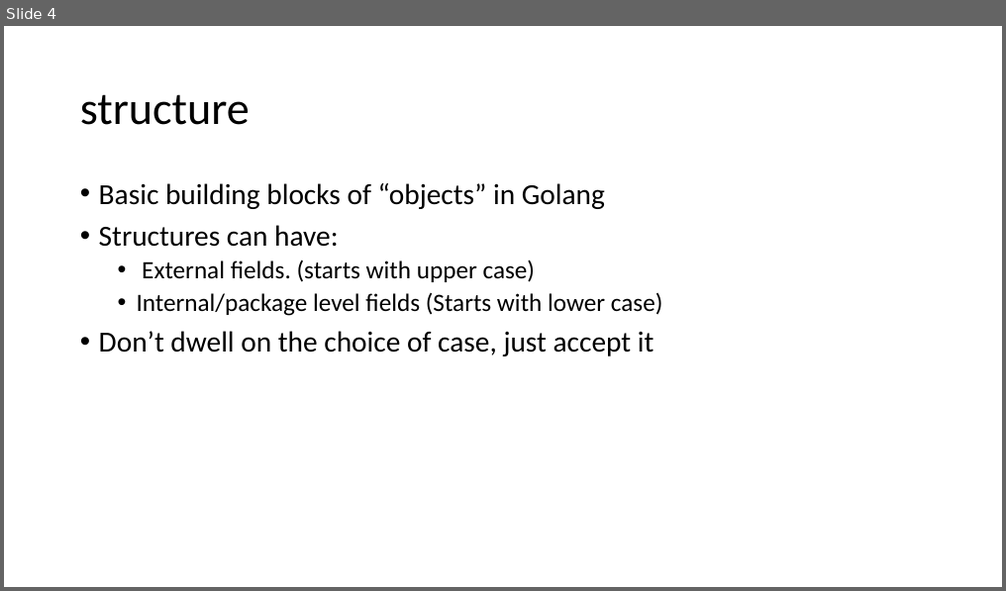
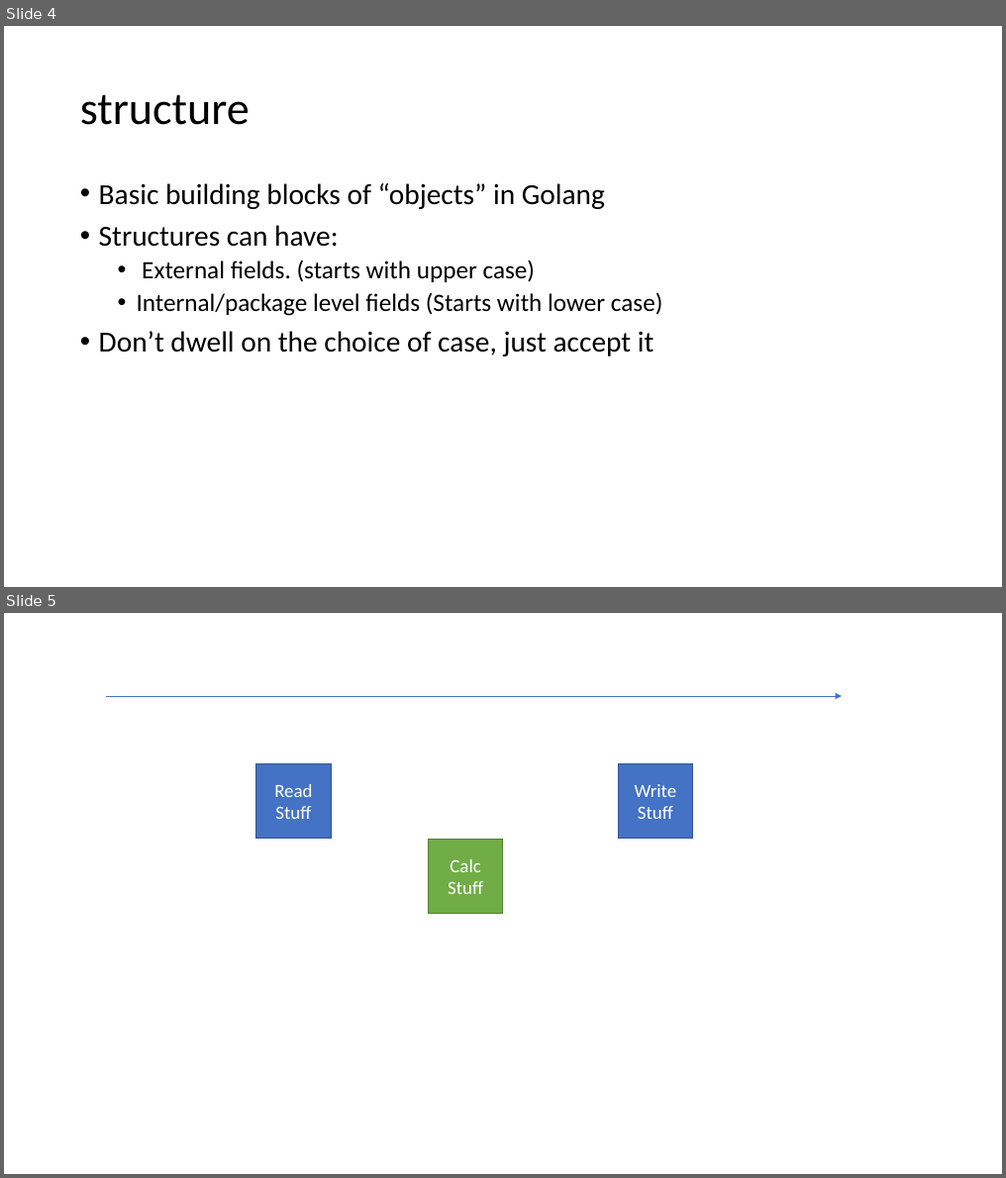
Before and after one commit to bmason42/golang-training, a slide deck: slides/slides.pptx. Shown one above the other, each under a label of ours: slide 4 before the commit, slides 4 and 5 after it. The pictures are 1006x591 and 1006x1178 pixels, drawn with LibreOffice and Linux fonts; fonts in the diff are those of the drawing. Boxes give left, top, right and bottom in pixels: in the first picture for what was removed or moved away, otherwise in the second. Text is boxed around its words. In the diff, an @@ line names an element or a change of style, - is before the commit and + after.

```diff
--- a/slides/slides.pptx
+++ b/slides/slides.pptx
@@ slide 5 added at <box>4,613,1002,1174</box>, background #FFFFFF @@
@@ arrow added from (107, 696) to (842, 696), #4472C4 0.5 pt @@
@@ rectangle added at <box>256,763,331,839</box>, fill #4472C4, outline #325491 1 pt, 18 pt, text #FFFFFF @@
+Read Stuff
@@ rectangle added at <box>618,763,693,839</box>, fill #4472C4, outline #325491 1 pt, 18 pt, text #FFFFFF @@
+Write Stuff
@@ rectangle added at <box>429,839,503,914</box>, fill #70AD47, outline #538035 1 pt, 18 pt, text #FFFFFF @@
+Calc Stuff
```
Also in this commit, not shown: 4 other files.
